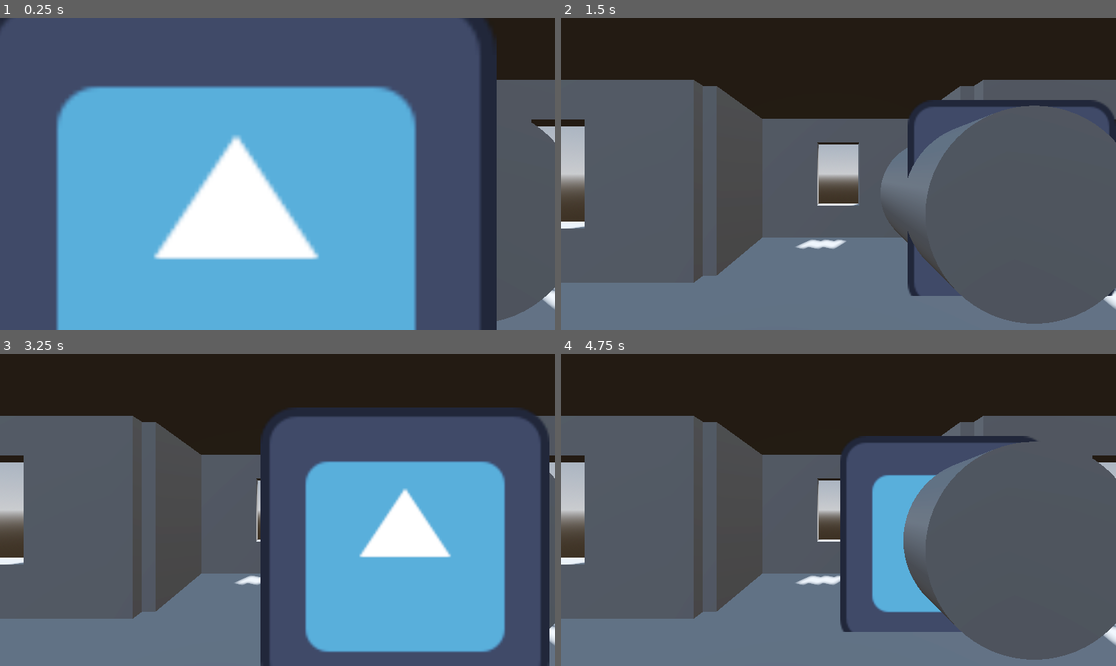
Above: before the commit, frames 1-4 (two rows, left to right).
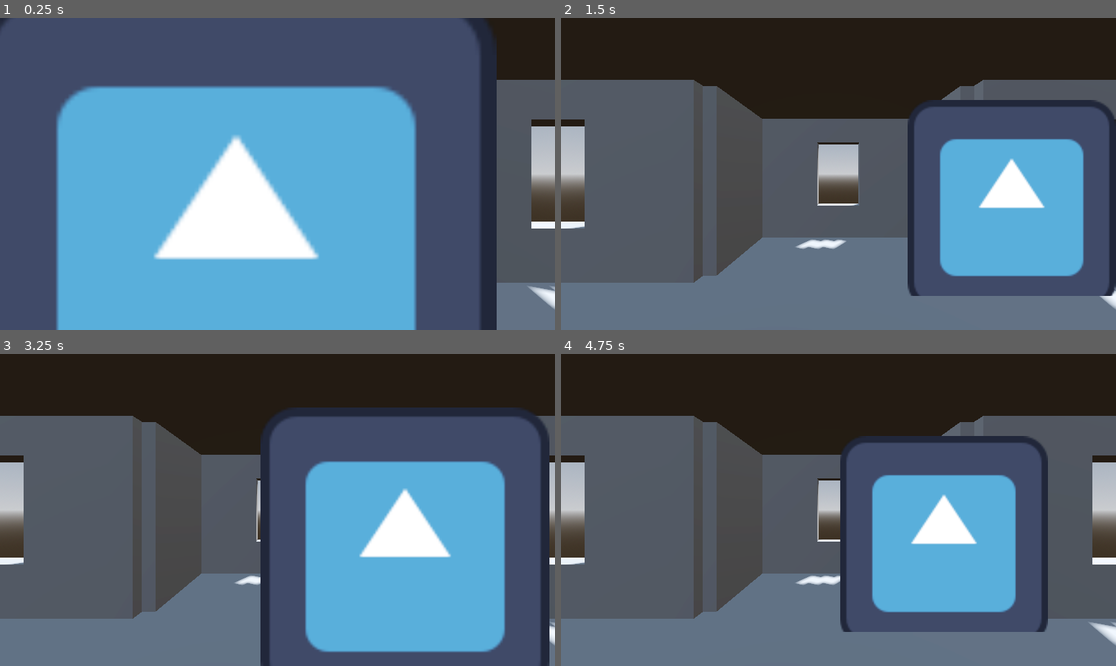
Above: after the commit, the same moments.

Repository: Jellybean42/MurderMysteryWMCJam
Game: Godot game, scene res://levels/murder_mystery.tscn
Two runs of this game, one before a commit and one after it. Both use one fixed random seed, a clock stepped at 60 frames per second and the inputs below. The engine's default icon, where the game draws it, is replaced by a stand-in: a white triangle on a blue panel in a dark square.
Inputs (mouse positions are in pixels of both pictures, inside the frame that each line leads up to):
- Up to frame 1 (0.25 s): no input
- Up to frame 2 (1.5 s): tap Enter at 0.5 s; move the mouse to (960, 158) at 0.52 s; hold Right (ui_right) 0.53-1.28 s; tap E (interact) at 0.6, 1.35 s; click (960, 158) at 0.67 s; tap Space (ui_select) at 0.77, 1.25 s; move the mouse to (727, 189) at 1.27 s; hold Down (ui_down) from 1.28 s (still down); click (727, 189) at 1.42 s
- Up to frame 3 (3.25 s): tap Space (ui_select) at 1.52, 3.02 s; move the mouse to (333, 441) at 2.02 s; release Down (ui_down) at 2.03 s; hold Right (ui_right) 2.03-2.78 s; tap E (interact) at 2.1, 2.85 s; click (333, 441) at 2.17 s; tap Enter at 2.75 s; move the mouse to (249, 572) at 2.77 s; hold Up (ui_up) from 2.78 s (still down); click (249, 572) at 2.92 s
- Up to frame 4 (4.75 s): move the mouse to (1005, 556) at 3.52 s; release Up (ui_up) at 3.53 s; hold Left (ui_left) from 3.53 s (still down); tap E (interact) at 3.6, 4.35 s; click (1005, 556) at 3.67 s; tap Space (ui_select) at 3.77, 4.25, 4.52 s; move the mouse to (672, 463) at 4.27 s; click (672, 463) at 4.42 s

The runs differ from the first frame. In frame 1, 2.1% of the frame differs, in the area x 89-100%, y 33-98%; in frame 2, 15%, in the area x 57-100%, y 28-98%; in frame 3, 0.3%; in frame 4, 12%.

Commit message:
Time Travel

Diff:
--- a/PlayerControllerDemo/PlayerControllerDemo.tscn
+++ b/PlayerControllerDemo/PlayerControllerDemo.tscn
@@ -7,8 +7,6 @@
 [sub_resource type="SphereShape3D" id="SphereShape3D_ov84c"]
 
 [sub_resource type="CylinderShape3D" id="CylinderShape3D_ov84c"]
-
-[sub_resource type="CylinderMesh" id="CylinderMesh_n5j63"]
 
 [node name="PlayerControllerDemo" type="Node3D"]
 
@@ -37,7 +35,3 @@
 shape = SubResource("CylinderShape3D_ov84c")
 
 [node name="Node3D" type="Node3D" parent="."]
-
-[node name="MeshInstance3D" type="MeshInstance3D" parent="Node3D"]
-transform = Transform3D(1, 0, 0, 0, -2.1855694e-08, -1, 0, 0.5, -4.371139e-08, 1, 0, -1)
-mesh = SubResource("CylinderMesh_n5j63")
--- a/PlayerControllerDemo/player.gd
+++ b/PlayerControllerDemo/player.gd
@@ -10,6 +10,7 @@
 @export var max_z: float =  3.0
 
 var facing_angle := 0.0  # Track rotation in degrees
+
 
 func _physics_process(delta: float) -> void:
 	var local_velocity := Vector3.ZERO
@@ -49,6 +50,8 @@
 		interact_area.area_exited.connect(_on_area_exited)
 	else:
 		push_error("InteractArea not found under Player. Please add an Area3D named 'InteractArea'.")
+	if Global.player_transform:
+		global_transform = Global.player_transform
 
 func _on_area_entered(area: Area3D) -> void:
 	if area and area.has_method("collect"):
--- /dev/null
+++ b/global.gd
@@ -0,0 +1,3 @@
+extends Node
+
+var player_transform: Transform3D
--- /dev/null
+++ b/levels/murder_mystery_modern.tscn
@@ -0,0 +1,48 @@
+[gd_scene load_steps=9 format=3 uid="uid://b141xayxvrunx"]
+
+[ext_resource type="PackedScene" uid="uid://corhk7dno85eq" path="res://rooms/room_1.tscn" id="1_mwbdd"]
+[ext_resource type="PackedScene" uid="uid://pp02x7in5aal" path="res://PlayerControllerDemo/PlayerControllerDemo.tscn" id="2_y51eo"]
+[ext_resource type="Texture2D" uid="uid://h8k8bn5mjibe" path="res://painting.jpeg" id="3_y51eo"]
+[ext_resource type="Script" uid="uid://bjyy7q2yuk4yd" path="res://levels/painting.gd" id="4_0ay1u"]
+
+[sub_resource type="ProceduralSkyMaterial" id="ProceduralSkyMaterial_re4i4"]
+sky_horizon_color = Color(0.66224277, 0.6717428, 0.6867428, 1)
+ground_horizon_color = Color(0.66224277, 0.6717428, 0.6867428, 1)
+
+[sub_resource type="Sky" id="Sky_kbea7"]
+sky_material = SubResource("ProceduralSkyMaterial_re4i4")
+
+[sub_resource type="Environment" id="Environment_h4m5g"]
+background_mode = 2
+sky = SubResource("Sky_kbea7")
+tonemap_mode = 2
+glow_enabled = true
+
+[sub_resource type="BoxShape3D" id="BoxShape3D_0ay1u"]
+size = Vector3(1, 1, 0.07647705)
+
+[node name="MurderMystery" type="Node3D"]
+
+[node name="WorldEnvironment" type="WorldEnvironment" parent="."]
+environment = SubResource("Environment_h4m5g")
+
+[node name="DirectionalLight3D" type="DirectionalLight3D" parent="."]
+transform = Transform3D(-0.8660254, -0.43301278, 0.25, 0, 0.49999997, 0.86602545, -0.50000006, 0.75, -0.43301266, 0, 0, 0)
+shadow_enabled = true
+
+[node name="Room1" parent="." instance=ExtResource("1_mwbdd")]
+
+[node name="PlayerControllerDemo" parent="." instance=ExtResource("2_y51eo")]
+transform = Transform3D(1, 0, 0, 0, 1, 0, 0, 0, 1, -0.11145568, 0.56523347, 0.5680728)
+
+[node name="Painting" type="Area3D" parent="."]
+transform = Transform3D(1, 0, 0, 0, 1, 0, 0, 0, 1, 1.9730101, 0.76409984, -0.36039883)
+script = ExtResource("4_0ay1u")
+target_scene_path = "uid://u02ehvg5au4"
+
+[node name="CollisionShape3D" type="CollisionShape3D" parent="Painting"]
+shape = SubResource("BoxShape3D_0ay1u")
+
+[node name="Image" type="Sprite3D" parent="Painting"]
+pixel_size = 0.0004
+texture = ExtResource("3_y51eo")
--- /dev/null
+++ b/levels/murder_mystery_past.tscn
@@ -0,0 +1,49 @@
+[gd_scene load_steps=9 format=3 uid="uid://u02ehvg5au4"]
+
+[ext_resource type="PackedScene" uid="uid://corhk7dno85eq" path="res://rooms/room_1.tscn" id="1_6jsgc"]
+[ext_resource type="PackedScene" uid="uid://pp02x7in5aal" path="res://PlayerControllerDemo/PlayerControllerDemo.tscn" id="2_sl33l"]
+[ext_resource type="Texture2D" uid="uid://bp3kr3lfwi406" path="res://photo.jpg" id="3_tteas"]
+[ext_resource type="Script" uid="uid://bjyy7q2yuk4yd" path="res://levels/painting.gd" id="4_tteas"]
+
+[sub_resource type="ProceduralSkyMaterial" id="ProceduralSkyMaterial_re4i4"]
+sky_horizon_color = Color(0.66224277, 0.6717428, 0.6867428, 1)
+ground_horizon_color = Color(0.66224277, 0.6717428, 0.6867428, 1)
+
+[sub_resource type="Sky" id="Sky_kbea7"]
+sky_material = SubResource("ProceduralSkyMaterial_re4i4")
+
+[sub_resource type="Environment" id="Environment_h4m5g"]
+background_mode = 2
+sky = SubResource("Sky_kbea7")
+tonemap_mode = 2
+sdfgi_enabled = true
+glow_enabled = true
+
+[sub_resource type="BoxShape3D" id="BoxShape3D_sl33l"]
+size = Vector3(1, 1, 0.07647705)
+
+[node name="MurderMystery" type="Node3D"]
+
+[node name="WorldEnvironment" type="WorldEnvironment" parent="."]
+environment = SubResource("Environment_h4m5g")
+
+[node name="DirectionalLight3D" type="DirectionalLight3D" parent="."]
+transform = Transform3D(-0.8660254, -0.43301278, 0.25, 0, 0.49999997, 0.86602545, -0.50000006, 0.75, -0.43301266, 0, 0, 0)
+shadow_enabled = true
+
+[node name="Room1" parent="." instance=ExtResource("1_6jsgc")]
+
+[node name="PlayerControllerDemo" parent="." instance=ExtResource("2_sl33l")]
+transform = Transform3D(1, 0, 0, 0, 1, 0, 0, 0, 1, -0.1013664, 0.56331575, 0.568058)
+
+[node name="Painting" type="Area3D" parent="."]
+transform = Transform3D(1, 0, 0, 0, 1, 0, 0, 0, 1, 1.9730101, 0.76409984, -0.36039883)
+script = ExtResource("4_tteas")
+target_scene_path = "uid://b141xayxvrunx"
+
+[node name="CollisionShape3D" type="CollisionShape3D" parent="Painting"]
+shape = SubResource("BoxShape3D_sl33l")
+
+[node name="Image" type="Sprite3D" parent="Painting"]
+pixel_size = 0.0004
+texture = ExtResource("3_tteas")
--- /dev/null
+++ b/levels/painting.gd
@@ -0,0 +1,18 @@
+extends CollisionObject3D  # works for both StaticBody3D and Area3D
+
+@export_file("*.tscn") var target_scene_path: String
+
+func _input_event(camera, event, position, normal, shape_idx):
+	if event is InputEventMouseButton and event.pressed and event.button_index == MOUSE_BUTTON_LEFT:
+		_on_clicked()
+
+func _on_clicked():
+	print("Painting clicked!")  # debug
+	var player = get_tree().get_first_node_in_group("player")
+	if player:
+		Global.player_transform = player.global_transform
+
+	if target_scene_path != "":
+		get_tree().change_scene_to_file(target_scene_path)
+	else:
+		push_warning("No target scene set on %s" % name)
--- a/project.godot
+++ b/project.godot
@@ -18,6 +18,7 @@
 [autoload]
 
 Inventory="*res://Interaction/Inventory.gd"
+Global="*res://global.gd"
 
 [editor]
 
--- a/rooms/room_1.tscn
+++ b/rooms/room_1.tscn
@@ -103,6 +103,7 @@
 [node name="CollisionShape3D" type="CollisionShape3D" parent="Area3D"]
 transform = Transform3D(1, 0, 0, 0, 1, 0, 0, 0, 1, 0, -0.5, 0)
 shape = SubResource("BoxShape3D_2otyv")
+disabled = true
 
 [connection signal="body_entered" from="Area3D" to="Camera3D" method="_on_area_3d_body_entered"]
 [connection signal="body_exited" from="Area3D" to="Camera3D" method="_on_area_3d_body_exited"]
Not shown: 1 places in PlayerControllerDemo/PlayerControllerDemo.tscn that only renumber resources
Not shown, added: global.gd.uid
Not shown, added: levels/painting.gd.uid
Binary file added: painting.jpeg
Not shown, added: painting.jpeg.import
Binary file added: photo.jpg
Not shown, added: photo.jpg.import
